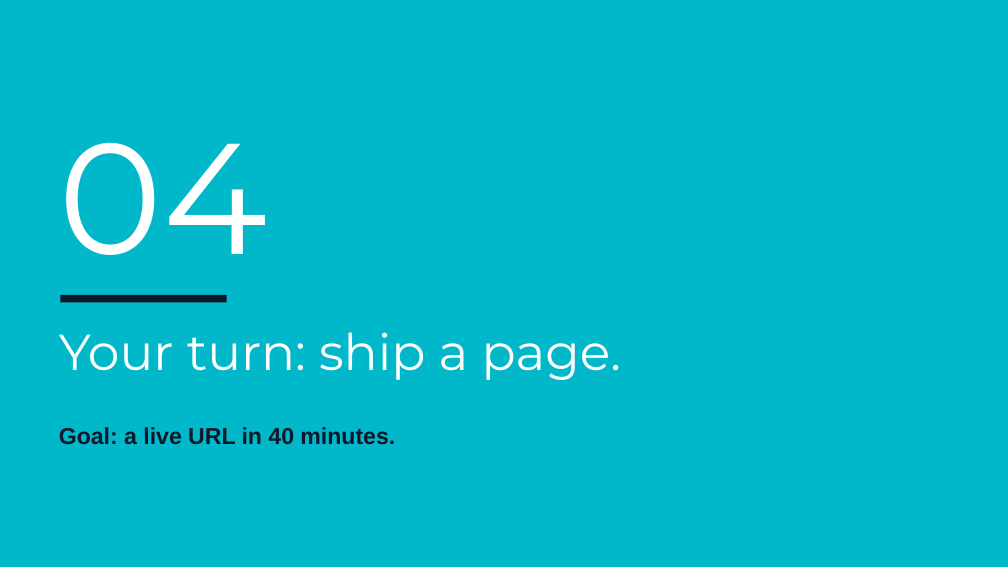
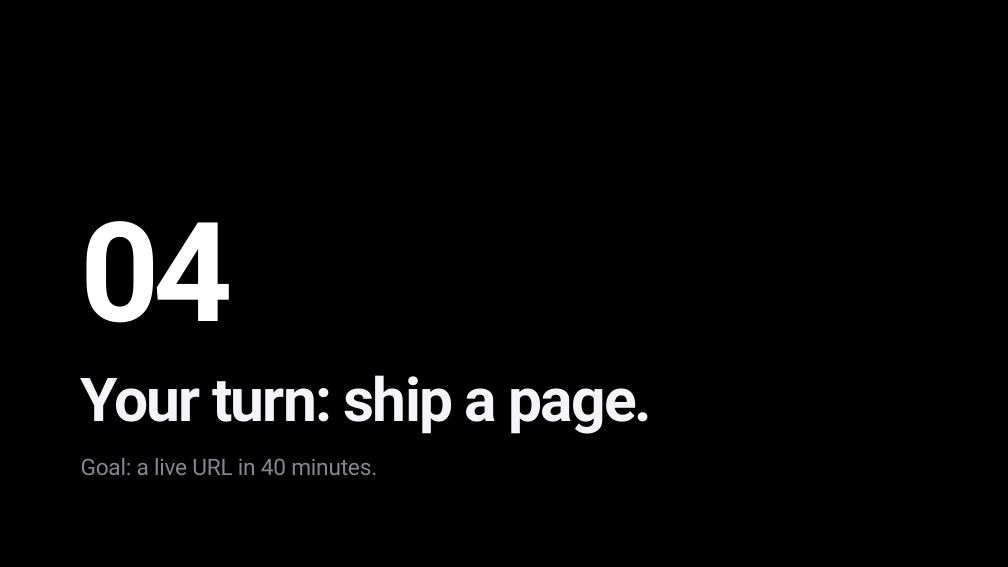
Before and after one commit to siddharthsivaramancode/ai-workshop, a slide deck: slide 16 of slideshows/session-01-kickoff.pptx. Drawn at 1008x567 pixels with LibreOffice and Linux fonts; fonts in the diff are those of the drawing. Boxes give left, top, right and bottom in pixels: in the first picture for what was removed or moved away, otherwise in the second. Text is boxed around its words. In the diff, an @@ line names an element or a change of style, - is before the commit and + after.

```diff
--- a/slideshows/session-01-kickoff.pptx
+++ b/slideshows/session-01-kickoff.pptx
@@ background #00B8C9 to #000000 @@
@@ text "04": place and size @@
-text "04" at (59,142,267,255)
+text "04" at (81,221,233,323)
@@ text "04" at (81,221,233,323): size 150 to 132 pt, font Montserrat to Roboto, text colour #FFFFFF to gradient #FFFFFF to #A1A1A6, letter spacing 0 to -6.6 pt, bold on; line spacing 1 to 0.75 @@
@@ rectangle removed at (60,295,227,302) @@
@@ text "Your turn: ship a page.": place and size @@
-text "Your turn: ship a page." at (59,332,621,380)
+text "Your turn: ship a page." at (81,375,653,434)
@@ text "Your turn: ship a page." at (81,375,653,434): size 48 to 57.6 pt, font Montserrat to Roboto, text colour #FFFFFF to #F5F5F7, letter spacing 0 to -1.7 pt, bold on; line spacing 1 to 0.79 @@
@@ text "Goal: a live URL in ...": place and size @@
-text "Goal: a live URL in ..." at (59,427,395,444)
+text "Goal: a live URL in ..." at (81,458,377,475)
@@ text "Goal: a live URL in ..." at (81,458,377,475): size 22 to 21.6 pt, font Arial to Roboto, text colour #0F172A to #86868B, letter spacing 0 to -0.2 pt, bold off; line spacing 1 to 0.98 @@
```
Also in this commit, not shown: 21 other slides changed, 1 other file.
